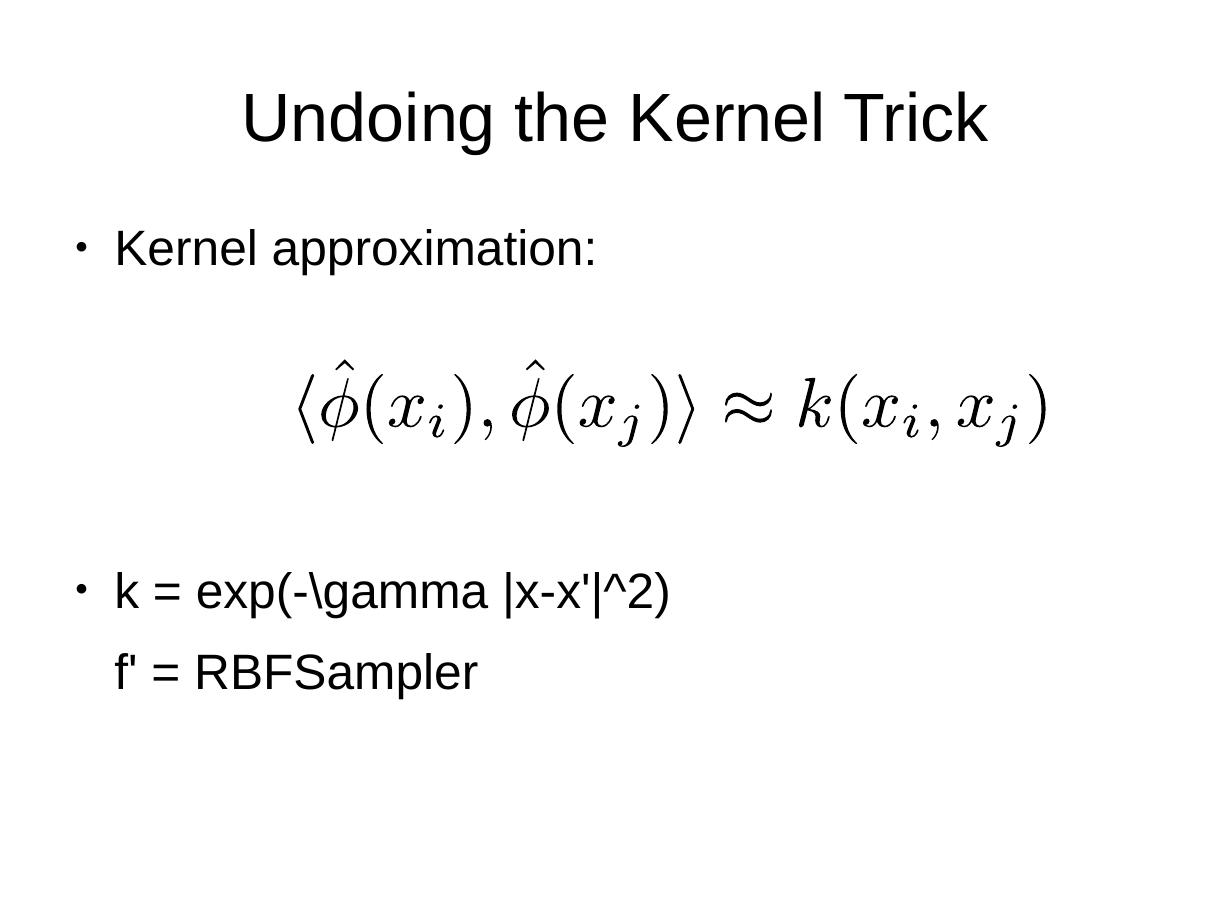
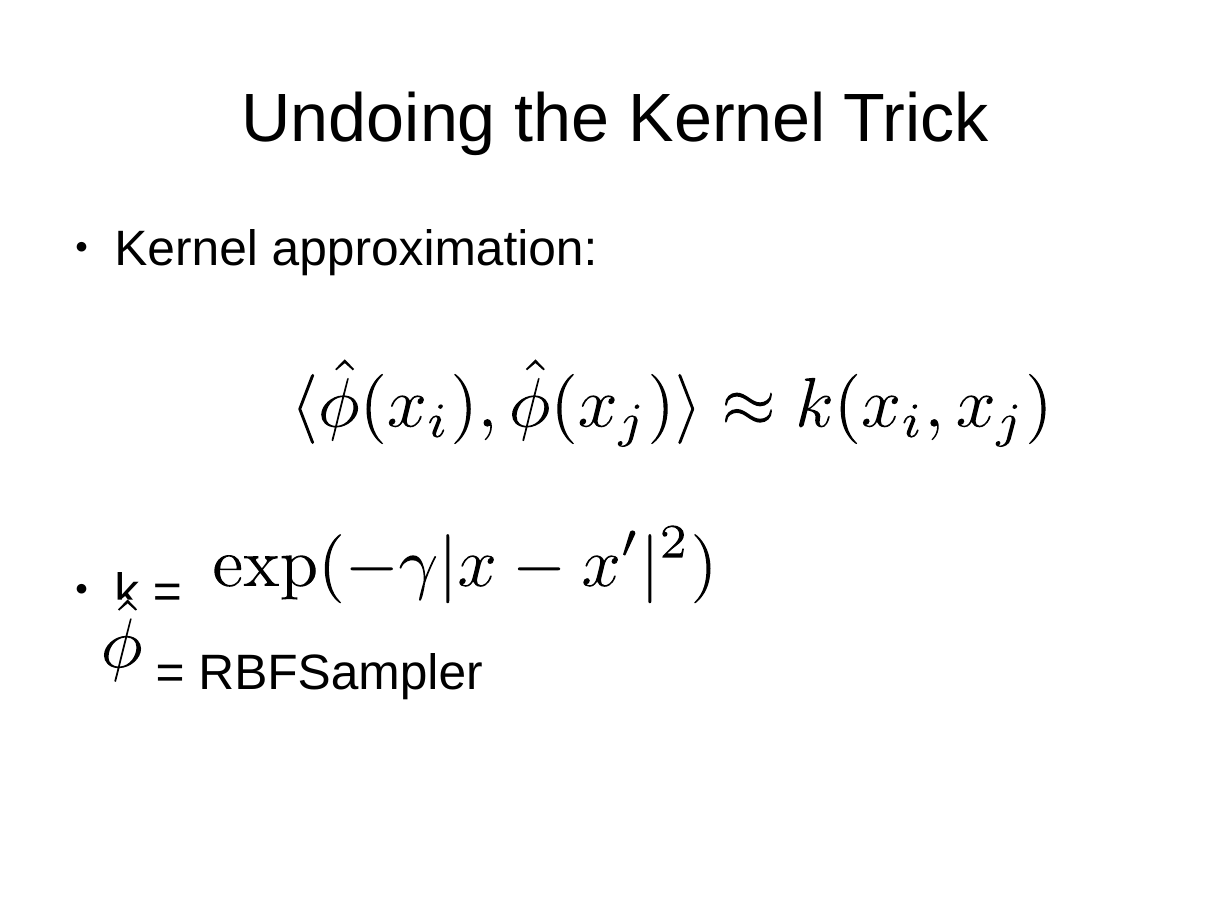
Before and after one commit to amueller/pydata-nyc-advanced-sklearn, a slide deck: slide 62 of presentation.odp. Drawn at 1232x924 pixels with LibreOffice and Linux fonts; fonts in the diff are those of the drawing. Boxes give left, top, right and bottom in pixels: in the first picture for what was removed or moved away, otherwise in the second. Text is boxed around its words. In the diff, an @@ line names an element or a change of style, - is before the commit and + after.

```diff
--- a/presentation.odp
+++ b/presentation.odp
@@ group added at [212,525,718,604]: 15 freeform shapes @@
@@ freeform shape added at [101,599,145,681], fill #FFFFFF @@
@@ text at [114,572,482,699]: text changed @@
-● k = exp(-\gamma |x-x'|^2)
-f' = RBFSampler
+● k =
+= RBFSampler
@@ freeform shape added at [119,599,138,610], fill #000000 @@
@@ freeform shape added at [104,618,141,682], fill #000000 @@
```
Also in this commit, not shown: 11 other slides changed, 3 slides added, 2 slides removed.
